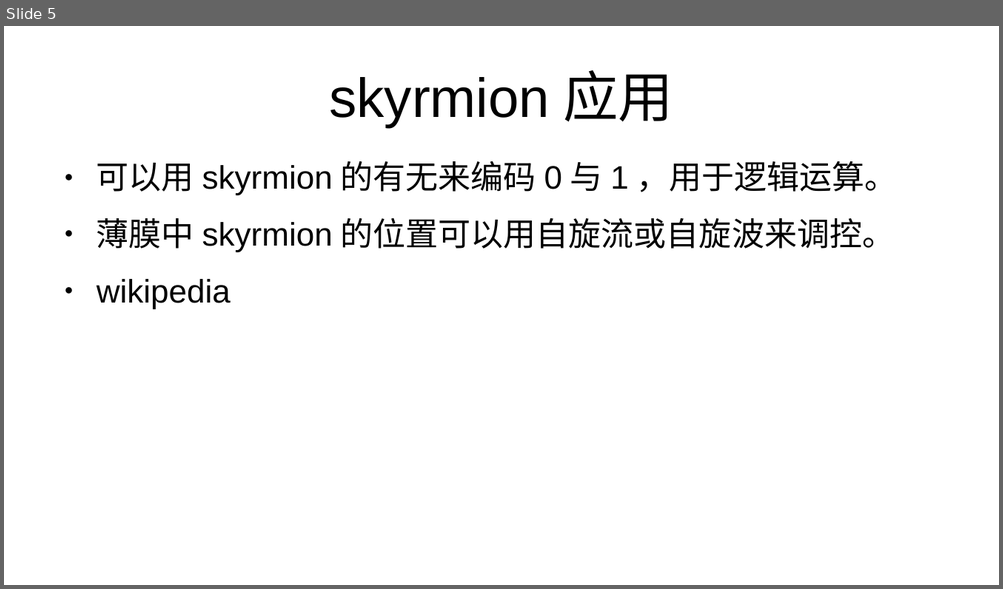
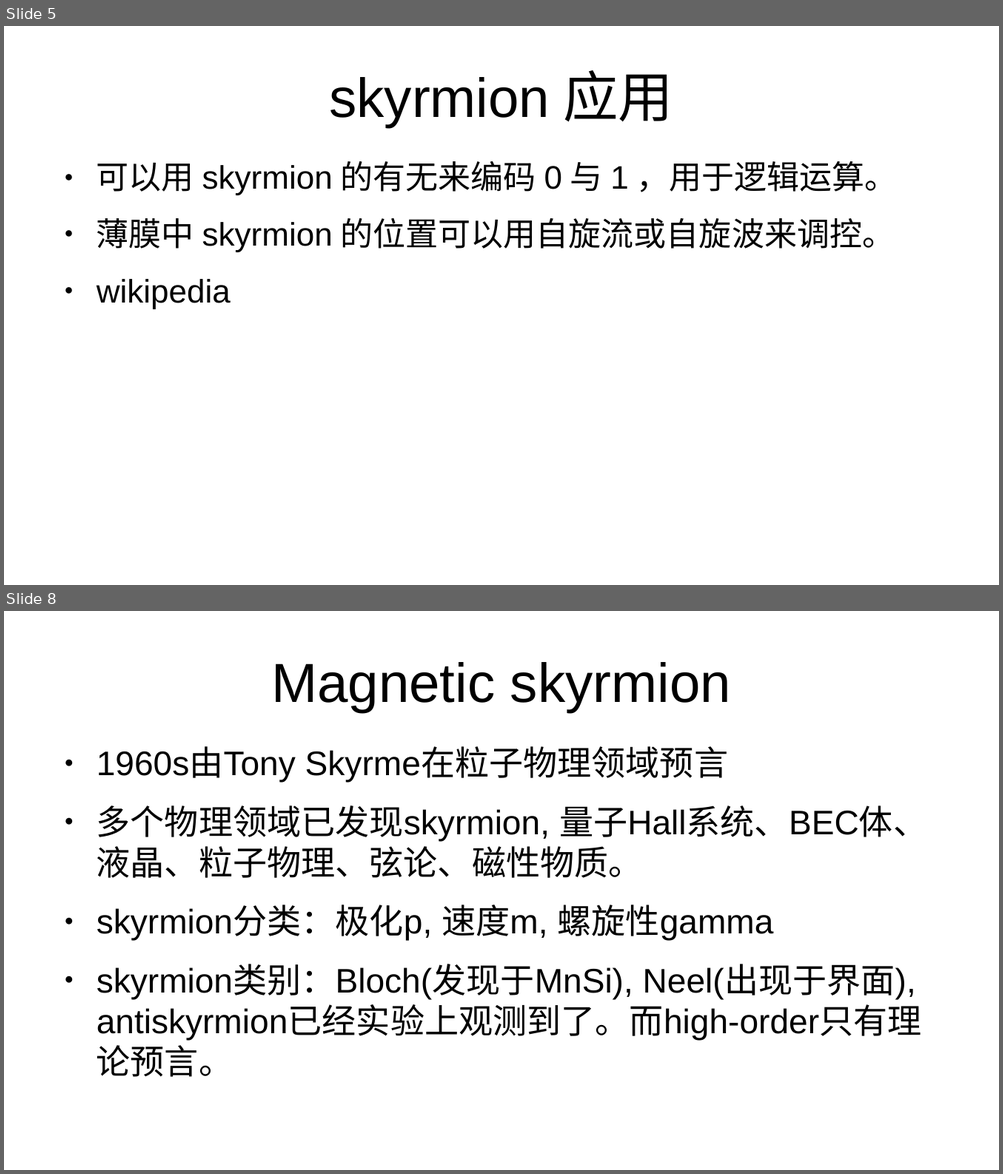
Before and after one commit to GoldenRaven/reference_reading, a slide deck: skyrmion.odp. Shown one above the other, each under a label of ours: slide 5 before the commit, slides 5 and 8 after it; the slides between them are not shown. The pictures are 1003x589 and 1003x1174 pixels, drawn with LibreOffice and Linux fonts; fonts in the diff are those of the drawing. Boxes give left, top, right and bottom in pixels: in the first picture for what was removed or moved away, otherwise in the second. Text is boxed around its words. In the diff, an @@ line names an element or a change of style, - is before the commit and + after.

Commit message:
feat: add in skyrmion

```diff
--- a/skyrmion.odp
+++ b/skyrmion.odp
@@ slide 8 added at (4, 611, 999, 1170), background #FFFFFF @@
@@ title added at (271, 662, 731, 712), 44 pt, text #000000 @@
+Magnetic skyrmion
@@ text added at (96, 749, 927, 1077), 27.2 pt, text #000000 @@
+● 1960s由Tony Skyrme在粒子物理领域预言
+● 多个物理领域已发现skyrmion, 量子Hall系统、BEC体、液晶、粒子物理、弦论、磁性物质。
+● skyrmion分类：极化p, 速度m, 螺旋性gamma
+● skyrmion类别：Bloch(发现于MnSi), Neel(出现于界面), antiskyrmion已经实验上观测到了。而high-order只有理论预言。
```
Also in this commit, not shown: 9 other slides added.
